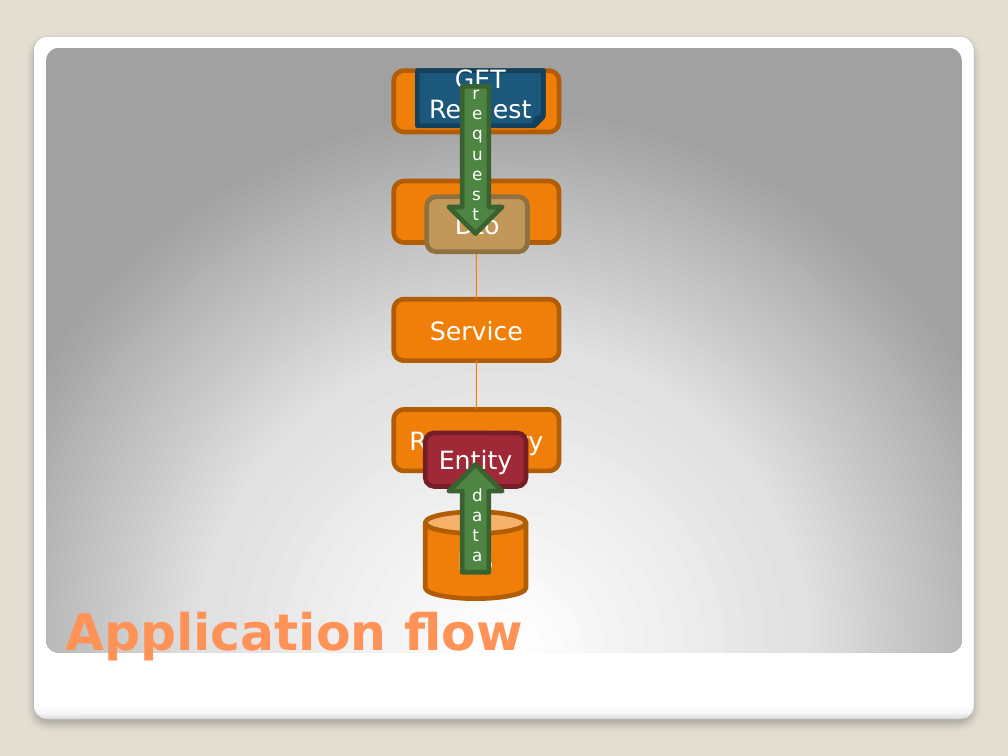
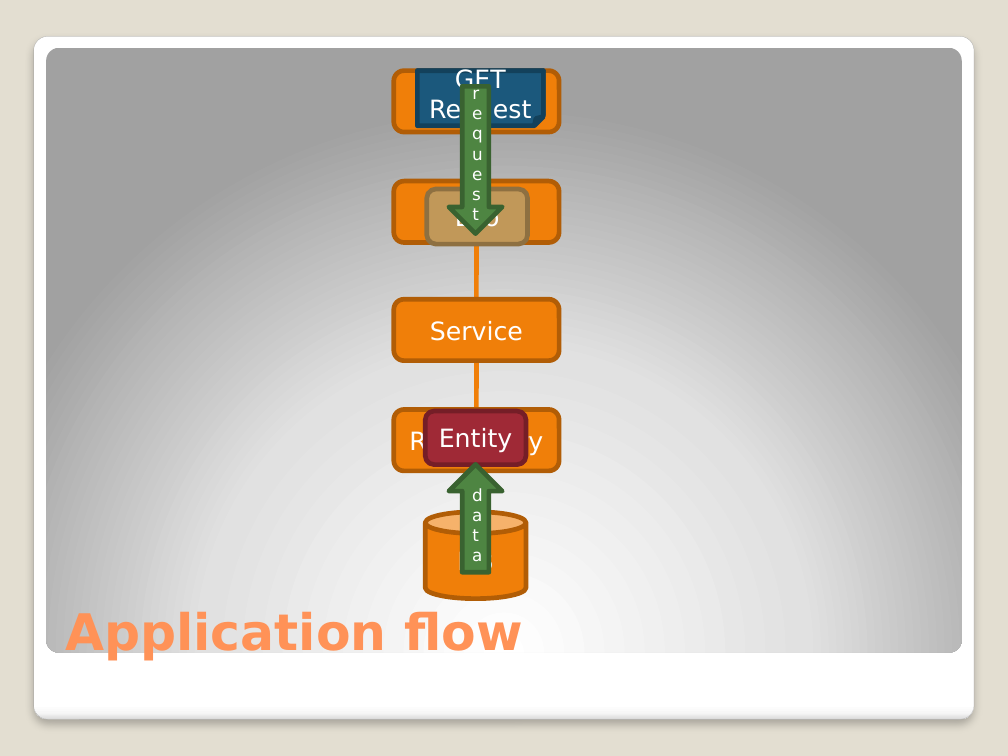
Before and after one commit to michelgrootjans/dkvlessonslearned, a slide deck: slide 10 of slides/Technical Session/Lessons learned.pptx. Drawn at 1008x756 pixels with LibreOffice and Linux fonts; fonts in the diff are those of the drawing. Boxes give left, top, right and bottom in pixels: in the first picture for what was removed or moved away, otherwise in the second. Text is boxed around its words. In the diff, an @@ line names an element or a change of style, - is before the commit and + after.

```diff
--- a/slides/Technical Session/Lessons learned.pptx
+++ b/slides/Technical Session/Lessons learned.pptx
@@ rounded rectangle "Dto": place and size @@
-rounded rectangle "Dto" at [426,197,527,252]
+rounded rectangle "Dto" at [426,188,527,244]
@@ line (477, 299) - (477, 243): stroke #F97F00 0.75 pt to #F07F09 3.35 pt @@
@@ line (477, 361) - (477, 409): stroke #F97F00 0.75 pt to #F07F09 3.35 pt @@
@@ rounded rectangle "Entity": place and size @@
-rounded rectangle "Entity" at [425,433,526,487]
+rounded rectangle "Entity" at [425,411,526,465]
```
Also in this commit, not shown: 17 other slides changed.
